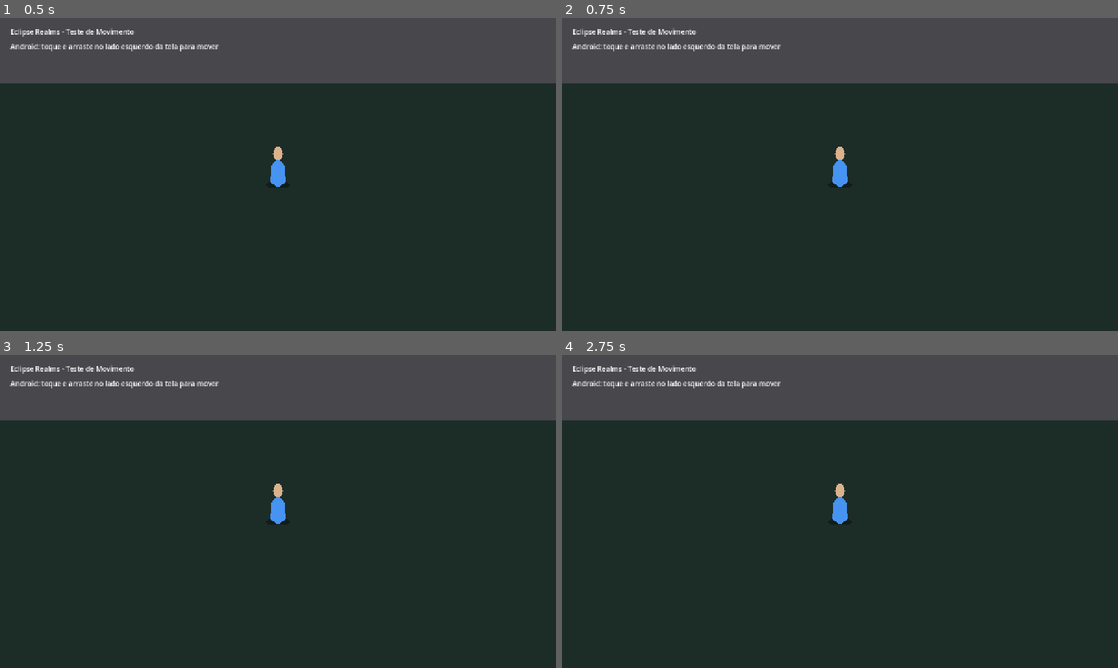
Above: before the commit, frames 1-4 (two rows, left to right).
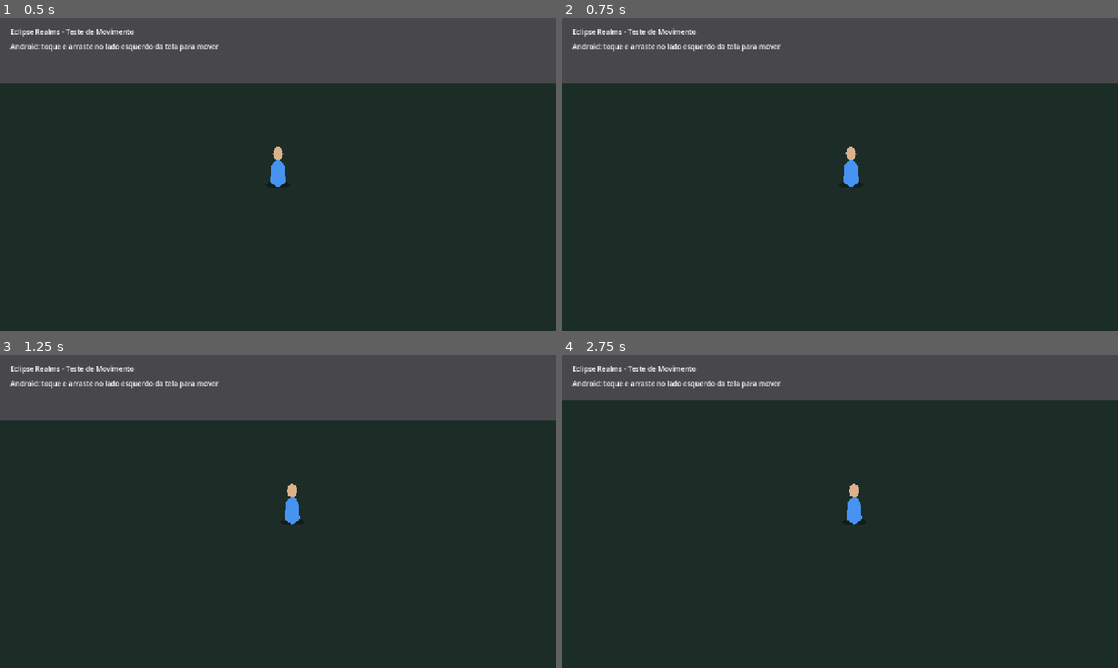
Above: after the commit, the same moments.

Repository: juniorjesusvideos-pixel/Eclipse-Realms-Godot
Game: Godot game, scene res://scenes/main.tscn
Same seed, same stepped clock (60 frames per second), same inputs: the game is played once before the commit and once after it.
Inputs (mouse positions are in pixels of both pictures, inside the frame that each line leads up to):
- Up to frame 1 (0.5 s): no input
- Up to frame 2 (0.75 s): tap Enter at 0.5 s; move the mouse to (962, 158) at 0.52 s; hold D (move_right) from 0.53 s (still down); click (962, 158) at 0.67 s
- Up to frame 3 (1.25 s): keep holding D (move_right)
- Up to frame 4 (2.75 s): release D (move_right) at 1.25 s; tap Space at 1.25 s; drag from (728, 527) to (812, 574) at 1.27 s; move the mouse to (895, 442) at 2.02 s; hold D (move_right) from 2.03 s (still down)

Frame 1 is identical in both runs. In frame 2, 0.4% of the frame differs, in the area x 48-54%, y 41-54%; in frame 3, 0.5%; in frame 4, 6.9%, in the area x 0-100%, y 14-55%.
Error before the commit: Parse Error: Cannot infer the type of "delta" variable because the value doesn't have a set type. (res://scripts/player.gd:19)

Commit message:
Fix Godot 4.7 type inference error in player movement

Diff:
--- a/scripts/player.gd
+++ b/scripts/player.gd
@@ -16,15 +16,15 @@
             touch_id = -1
             touch_direction = Vector2.ZERO
     elif event is InputEventScreenDrag and event.index == touch_id:
-        var delta := event.position - touch_origin
-        if delta.length() > 18.0:
-            touch_direction = delta.normalized()
+        var drag_delta: Vector2 = event.position - touch_origin
+        if drag_delta.length() > 18.0:
+            touch_direction = drag_delta.normalized()
         else:
             touch_direction = Vector2.ZERO
 
 func _physics_process(_delta: float) -> void:
-    var keyboard_direction := Input.get_vector("move_left", "move_right", "move_up", "move_down")
-    var direction := keyboard_direction
+    var keyboard_direction: Vector2 = Input.get_vector("move_left", "move_right", "move_up", "move_down")
+    var direction: Vector2 = keyboard_direction
     if direction == Vector2.ZERO:
         direction = touch_direction
     velocity = direction * speed
